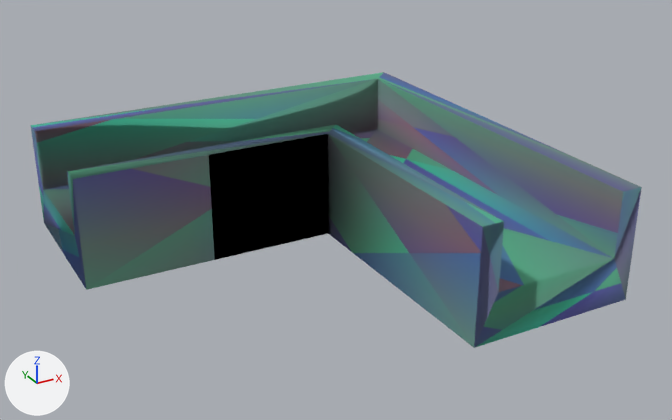
What one commit did to the OBJ model resources/shape-14.obj.
One viewpoint serves both versions: a camera (50 mm lens) standing at (-0.743, -1.273, 0.573) and looking at (-0.156, -0.207, 0.04). Lighting does not change. The marker at lower left points along +X, +Y and +Z. Where no turn or scale is listed for an object, it has been applied to the vertices.

The first picture shows 'shape-14'.
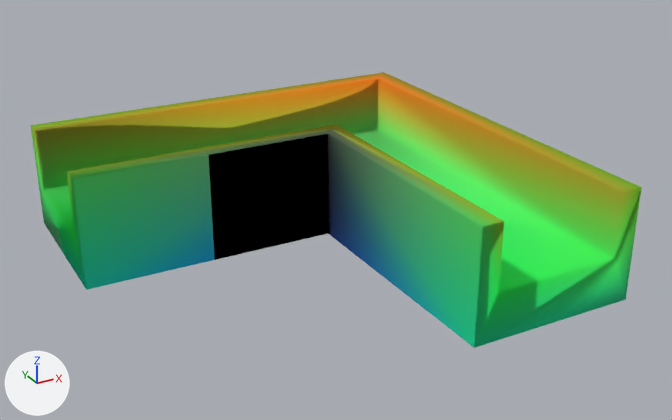
What differs and where, as boxes (x1, y1, x2, y2) in the pictures (672 x 420 px):
'shape-14', surface changed: (31, 72, 642, 348) in both

The change, as a list of edits to the scene's bpy script:
```text
Add img_shape_14_tex_png:
    img_shape_14_tex_png = load_image('shape-14_tex.png', 'shape-14_tex.png', 1024, 1024, 'sRGB')
Change mat_material_1:
    mat_material_1.texture: img_shape_null_tex_png -> img_shape_14_tex_png
Change mat_material_2:
    mat_material_2.texture: img_shape_null_tex_png -> img_shape_14_tex_png
Change mat_material_3:
    mat_material_3.texture: img_shape_null_tex_png -> img_shape_14_tex_png
Change mat_material_4:
    mat_material_4.texture: img_shape_null_tex_png -> img_shape_14_tex_png
Change mat_material_5:
    mat_material_5.texture: img_shape_null_tex_png -> img_shape_14_tex_png
Change mat_material_6:
    mat_material_6.texture: img_shape_null_tex_png -> img_shape_14_tex_png
Change mat_material_7:
    mat_material_7.texture: img_shape_null_tex_png -> img_shape_14_tex_png
Change mat_material_8:
    mat_material_8.texture: img_shape_null_tex_png -> img_shape_14_tex_png
Change mat_material_9:
    mat_material_9.texture: img_shape_null_tex_png -> img_shape_14_tex_png
Change mat_material_10:
    mat_material_10.texture: img_shape_null_tex_png -> img_shape_14_tex_png
Change mat_material_11:
    mat_material_11.texture: img_shape_null_tex_png -> img_shape_14_tex_png
Change mat_material_12:
    mat_material_12.texture: img_shape_null_tex_png -> img_shape_14_tex_png
```
